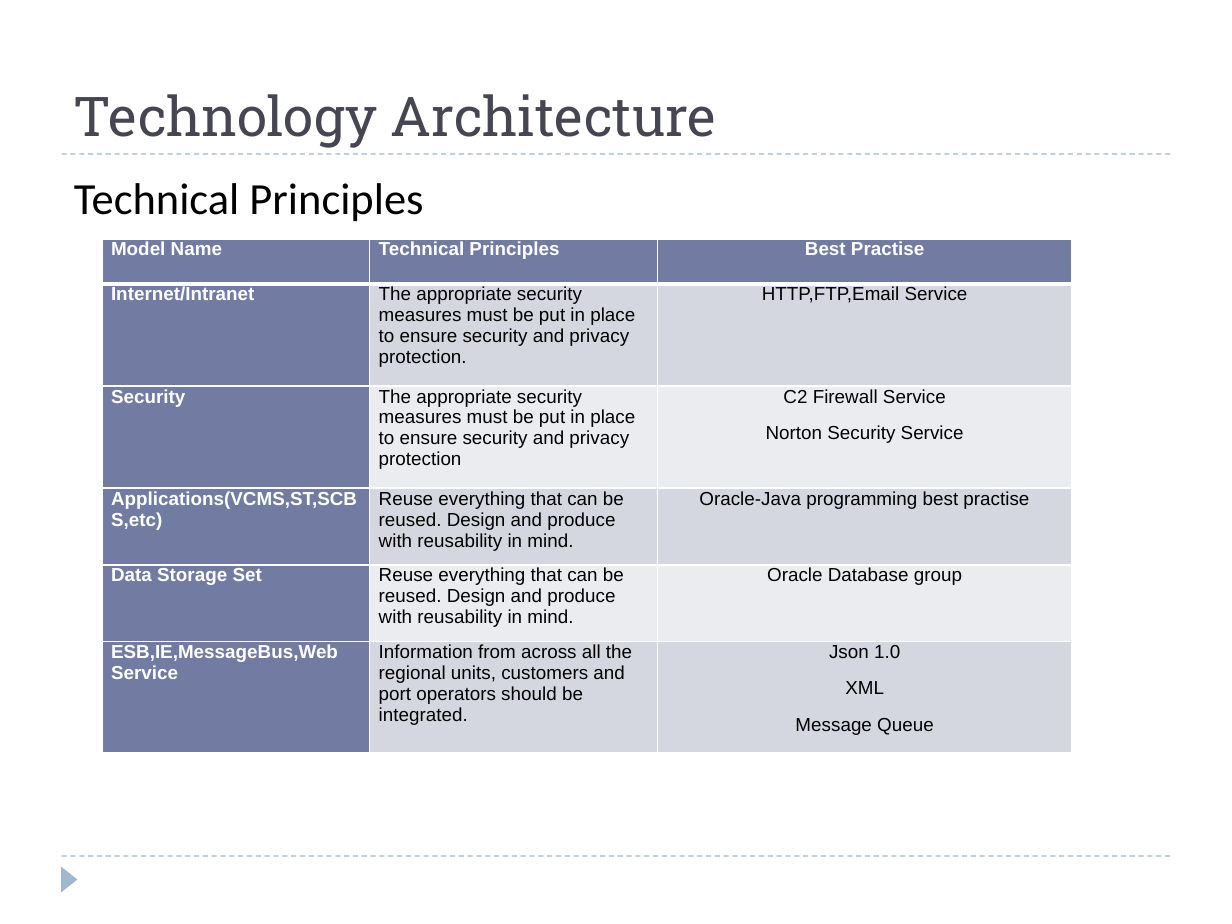
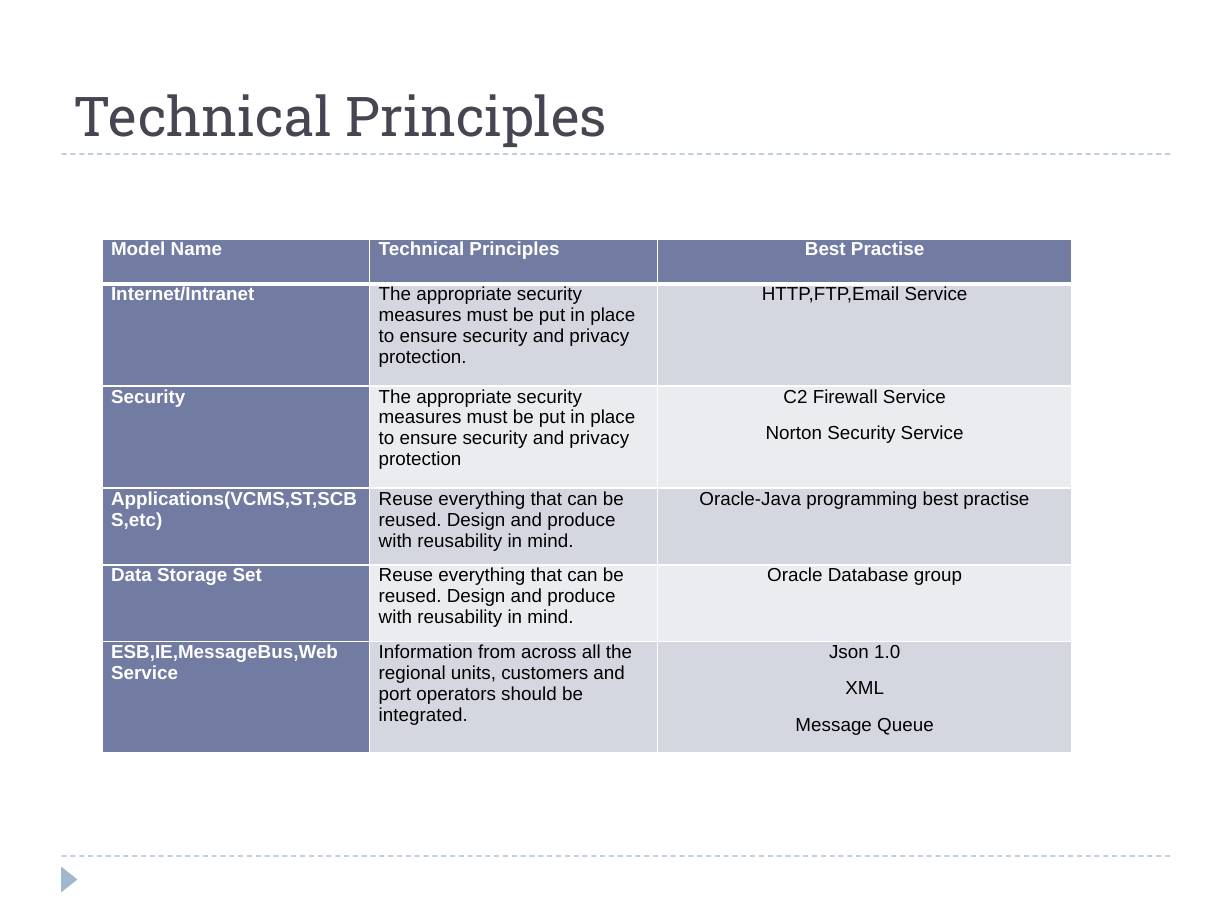
Before and after one commit to windieccf/t1-shipping, a slide deck: slide 29 of Enterprise Architech Presentation.pptx (slide 28 before the commit). Drawn at 1232x924 pixels with LibreOffice and Linux fonts; fonts in the diff are those of the drawing. Boxes give left, top, right and bottom in pixels: in the first picture for what was removed or moved away, otherwise in the second. Text is boxed around its words. In the diff, an @@ line names an element or a change of style, - is before the commit and + after.

```diff
--- a/Enterprise Architech Presentation.pptx
+++ b/Enterprise Architech Presentation.pptx
@@ title at bbox=[74, 94, 608, 147]: text changed @@
-Technology Architecture
+Technical Principles
@@ text removed at bbox=[74, 183, 423, 222] @@
-Technical Principles
```
Also in this commit, not shown: 6 other slides changed, 3 slides added, 1 slide removed.
